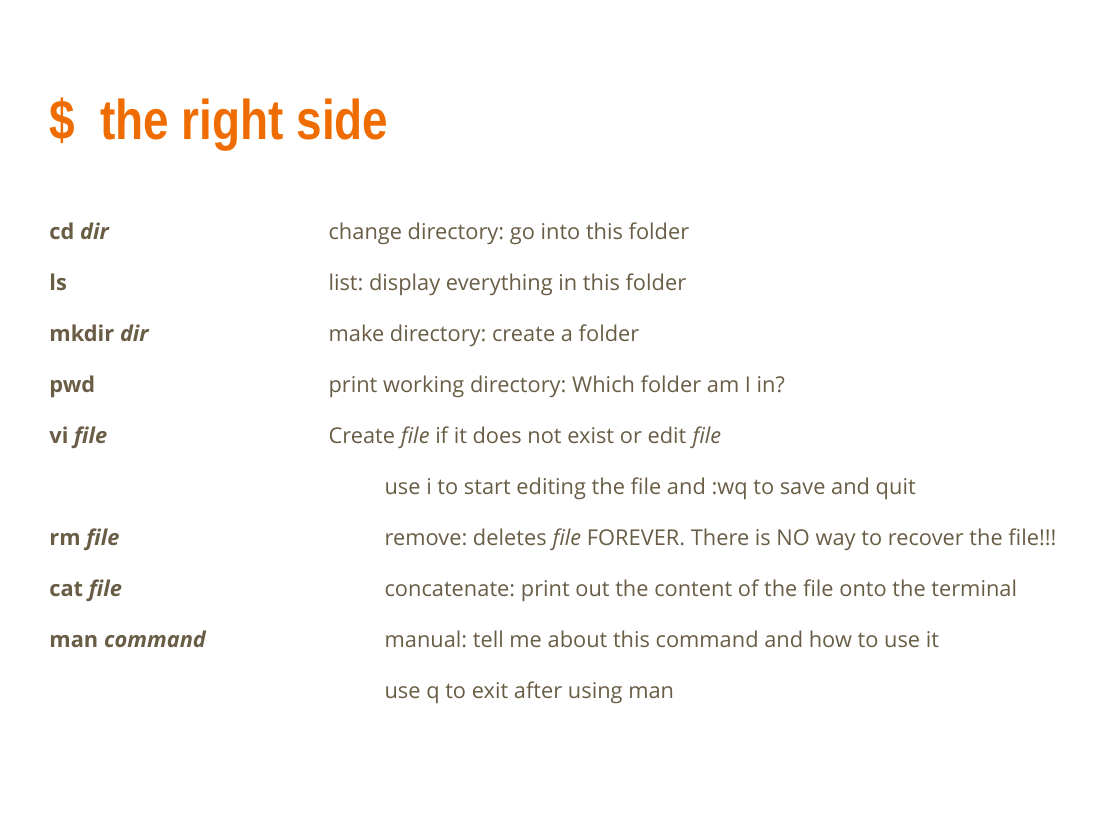
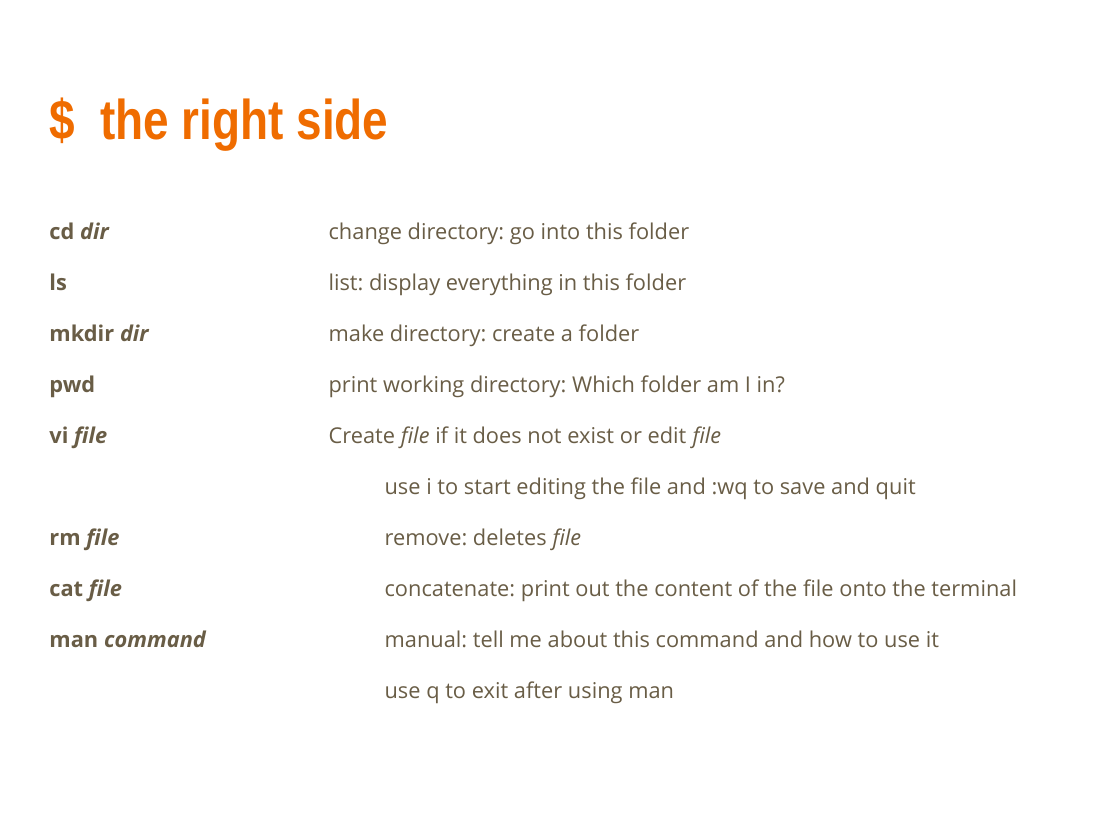
Before and after one commit to linkedin/high-school-trainee, a slide deck: slide 8 of Week_1/Lectures/1.2_Terminal.pptx (slide 7 before the commit). Drawn at 1120x840 pixels with LibreOffice and Linux fonts; fonts in the diff are those of the drawing. Boxes give left, top, right and bottom in pixels: in the first picture for what was removed or moved away, otherwise in the second. Text is boxed around its words. In the diff, an @@ line names an element or a change of style, - is before the commit and + after.

```diff
--- a/Week_1/Lectures/1.2_Terminal.pptx
+++ b/Week_1/Lectures/1.2_Terminal.pptx
@@ text at [385, 528, 582, 550]: text changed @@
-remove: deletes file FOREVER. There is NO way to recover the file!!!
+remove: deletes file
```
Also in this commit, not shown: 5 other slides changed, 2 slides added, 1 slide removed, 17 other files.
